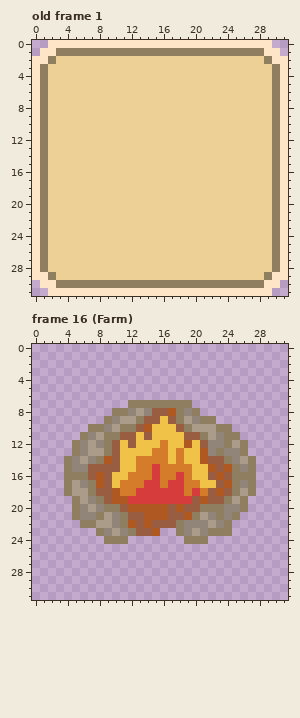
Pixel-art file, stored at Pixel Art/UI/Unit buttons.ase. Above: the version before the commit.
32x32 pixels, 21 frames. Shown: old frame 1, frame 16 (Farm). The commit also changed other frames, which this record leaves out.
After the commit:
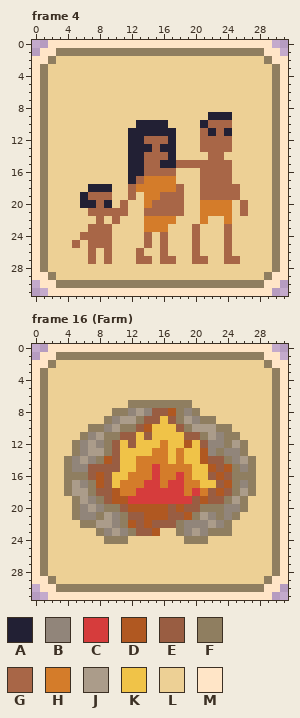
Palette (. is transparent): A #222034  B #91857a  C #d63c3c  D #b05821  E #995d42  F #8f7e60  G #a86647  H #d47c2a  J #ab9c8a  K #f0c348  L #edd095  M #ffe5c7
A new or re-ordered frame is compared with the old frame closest to it.
From old to new:
layer "Button" now shown
frames re-ordered
Frame 4 against old frame 1, layer "Symbol":
Colour L becomes colour A in row 9 at x 22 to 24; in row 10 at x 13 to 16 and 21; in row 11 at x 12 to 17, 22 and 24; in row 12 at x 12 to 13 and 17; in row 13 at x 12 to 14 and 16 to 17; in row 14 at x 12 to 13 and 17.
Colour L becomes colour A in row 15 at x 12 to 13 and 16 to 17; in row 16 at x 12 to 13; in row 17 at x 12; in row 18 at x 7 to 9; in row 19 at x 6; in row 20 at x 6 to 7 and 9.
Colour L becomes colour G in row 10 at x 22 to 24; in row 11 at x 21 and 23; in row 12 at x 14 to 16 and 21 to 24; in row 13 at x 15 and 21 to 24; in row 14 at x 14 to 16 and 22 to 23; in row 15 at x 14 to 15 and 18 to 24.
Colour L becomes colour G in row 16 at x 14 to 17 and 21 to 24; in row 17 at x 13 and 21 to 24; in row 18 at x 12, 18 and 21 to 25; in row 19 at x 7 to 9, 12, 16 to 18 and 21 to 25; in row 20 at x 8, 11, 15 to 18 and 26; in row 21 at x 7 to 11, 14 to 18 and 26.
Colour L becomes colour G in row 22 at x 8 and 10; in row 23 at x 7 to 9, 20 and 24; in row 24 at x 6 to 9, 14, 16, 20 and 24; in row 25 at x 5, 7 to 9, 14, 16, 20 and 24; in row 26 at x 7, 9, 13, 16, 20 and 24; in row 27 at x 7, 9, 13 to 14, 16 to 17, 20 to 21 and 24 to 25.
Colour L becomes colour H in row 17 at x 14 to 17; in row 18 at x 13 to 17; in row 19 at x 14 to 15; in row 20 at x 14 and 21 to 24; in row 21 at x 21 to 24; in row 22 at x 14 to 17, 21 and 24.
Colour L becomes colour H in row 23 at x 14 to 16.
Frame 16 (Farm), layer "Button":
The author put colour F in row 1 at x 3 to 28; in row 2 at x 2 and 29; in rows 3 to 28 at x 1 and 30; in row 29 at x 2 and 29; in row 30 at x 3 to 28.
The author put colour L in row 2 at x 3 to 28; in rows 3 to 6 at x 2 to 29; in row 7 at x 2 to 11 and 20 to 29; in row 8 at x 2 to 9 and 21 to 29; in row 9 at x 2 to 8 and 23 to 29; in row 10 at x 2 to 6 and 25 to 29.
The author put colour L in row 11 at x 2 to 5 and 26 to 29; in rows 12 to 13 at x 2 to 4 and 27 to 29; in rows 14 to 18 at x 2 to 3 and 28 to 29; in rows 19 to 20 at x 2 to 4 and 27 to 29; in row 21 at x 2 to 4 and 26 to 29; in row 22 at x 2 to 5 and 25 to 29.
The author put colour L in row 23 at x 2 to 7, 16 to 17 and 25 to 29; in row 24 at x 2 to 8, 12 to 18 and 22 to 29; in rows 25 to 28 at x 2 to 29; in row 29 at x 3 to 28.
The author put colour M in row 0 at x 2 to 29; in row 1 at x 1 to 2 and 29 to 30; in row 2 at x 0 to 1 and 30 to 31; in rows 3 to 28 at x 0 and 31; in row 29 at x 0 to 1 and 30 to 31; in row 30 at x 1 to 2 and 29 to 30.
The author put colour M in row 31 at x 2 to 29.
Boxes around the changes in both pictures, in picture pixels (x1, y1, x2, y2):
changed: (72, 112, 248, 264)
added: (32, 344, 288, 600)
